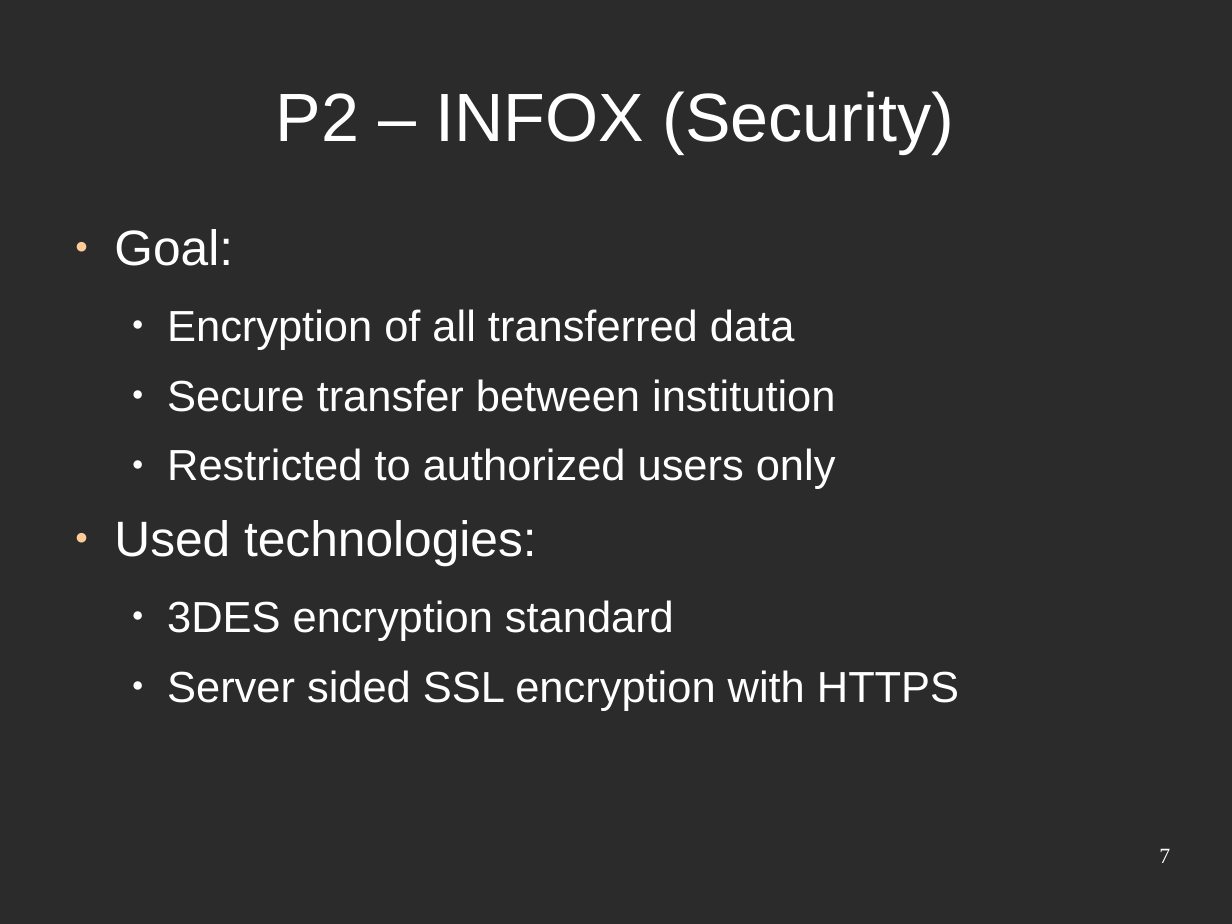
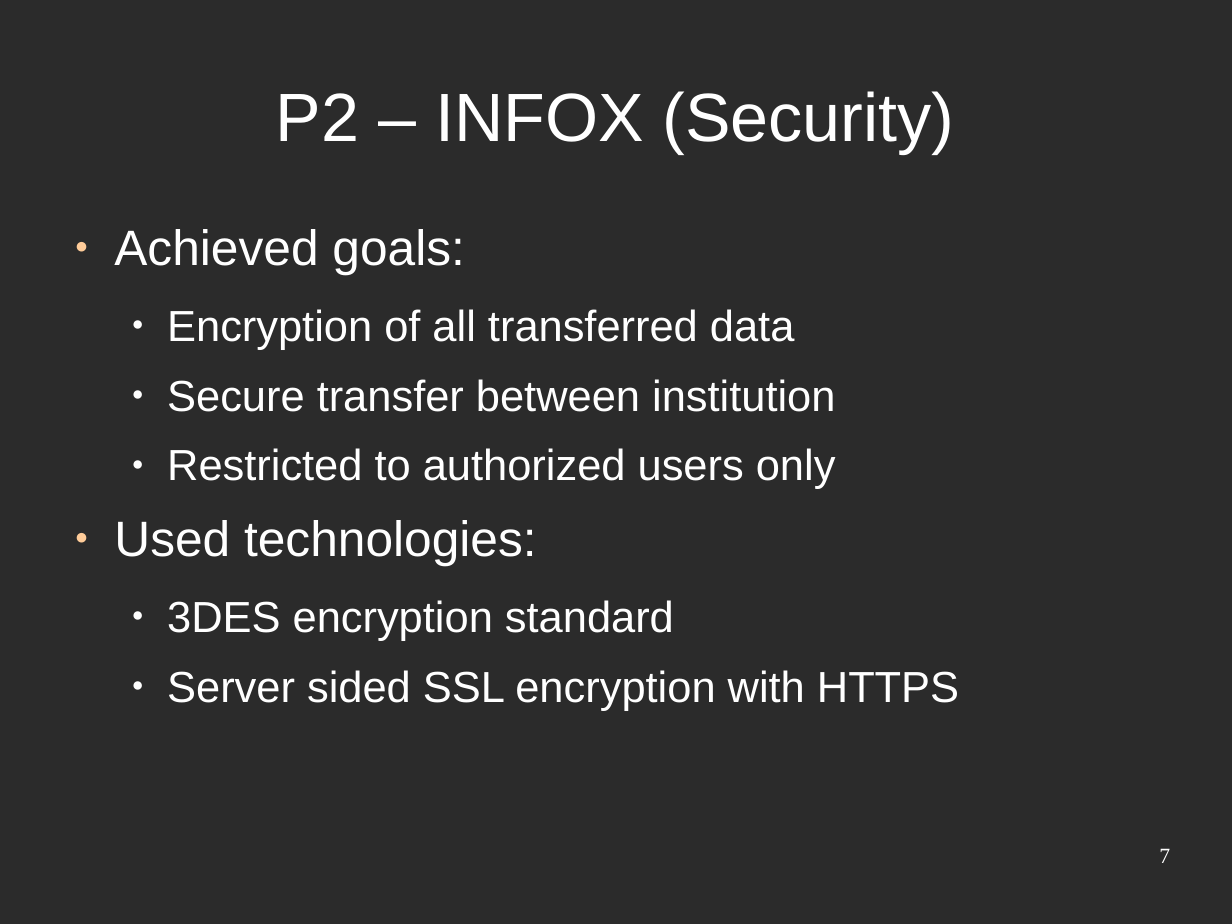
Before and after one commit to djjorjinho/mutworange_2011, a slide deck: slide 7 of documents/presentation/final_presentation.odp. Drawn at 1232x924 pixels with LibreOffice and Linux fonts; fonts in the diff are those of the drawing; background and template pictures are left out; a plain dark background stands for a picture behind light text. Boxes give left, top, right and bottom in pixels: in the first picture for what was removed or moved away, otherwise in the second. Text is boxed around its words. In the diff, an @@ line names an element or a change of style, - is before the commit and + after.

Commit message:
final changes on p2infox

```diff
--- a/documents/presentation/final_presentation.odp
+++ b/documents/presentation/final_presentation.odp
@@ text at (x1=114, y1=229, x2=464, y2=275): text changed @@
-● Goal:
+● Achieved goals:
```
